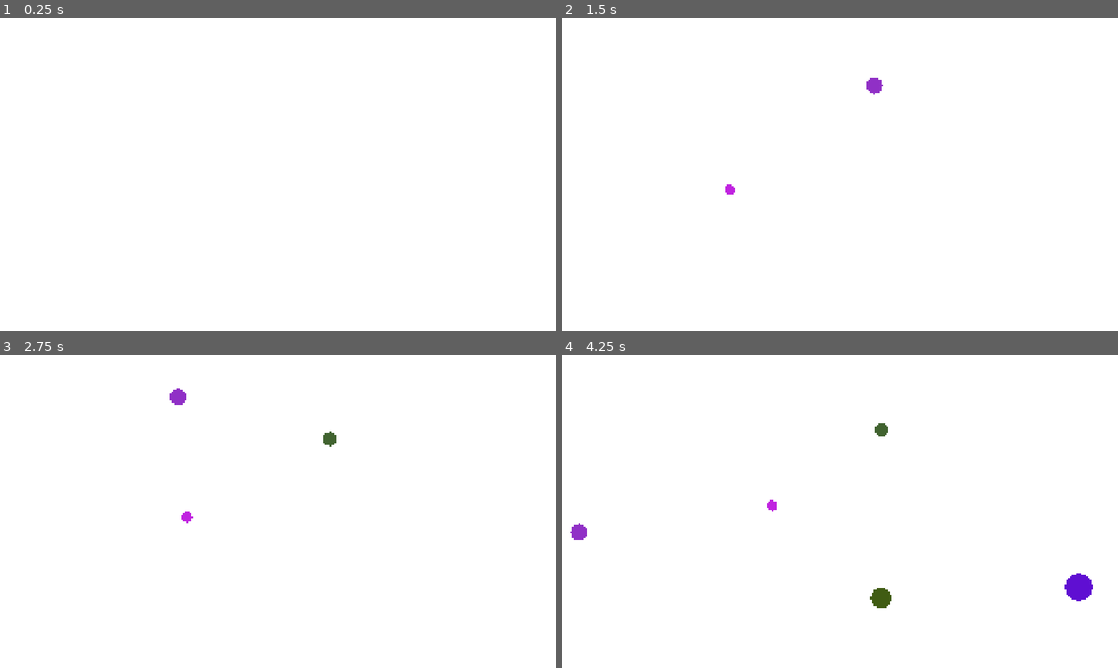
Above: before the commit, frames 1-4 (two rows, left to right).
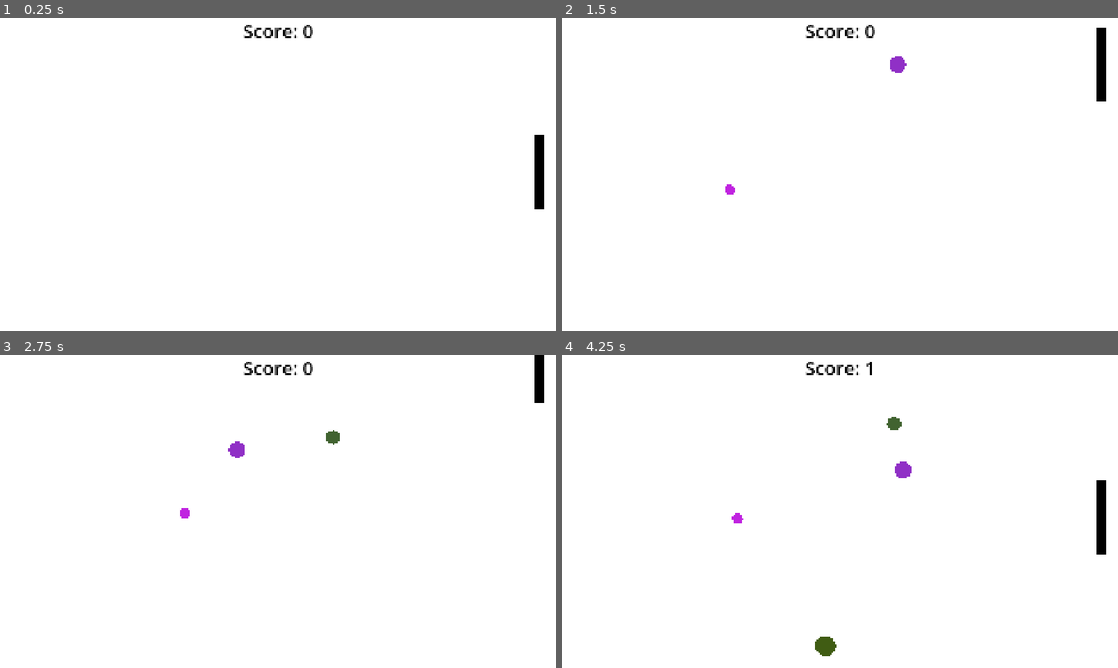
Above: after the commit, the same moments.

Repository: j-amg/matamoe_pong
Game: Godot game, scene res://level.tscn
The game is run twice, just before and just after one commit, with the same random seed, the same clock (stepped at 60 frames per second) and the same inputs.
Inputs (mouse positions are in pixels of both pictures, inside the frame that each line leads up to):
- Up to frame 1 (0.25 s): no input
- Up to frame 2 (1.5 s): tap Enter at 0.5 s; move the mouse to (962, 158) at 0.52 s; hold Up (ui_up) 0.53-1.28 s; click (962, 158) at 0.67 s; move the mouse to (728, 190) at 1.27 s; hold Down (ui_down) from 1.28 s (still down); click (728, 190) at 1.42 s
- Up to frame 3 (2.75 s): move the mouse to (333, 442) at 2.02 s; release Down (ui_down) at 2.03 s; hold Up (ui_up) from 2.03 s (still down); click (333, 442) at 2.17 s
- Up to frame 4 (4.25 s): move the mouse to (812, 574) at 2.77 s; click (812, 574) at 2.92 s; move the mouse to (1006, 558) at 3.52 s; release Up (ui_up) at 3.53 s; hold Down (ui_down) from 3.53 s (still down); click (1006, 558) at 3.67 s

The runs differ from the first frame. In frame 1, 0.7% of the frame differs, in the area x 43-98%, y 2-62%; in frame 2, 0.9%; in frame 3, 0.9%; in frame 4, 1.9%, in the area x 1-98%, y 2-97%.

Commit message:
add paddle

Diff:
--- a/ball.gd
+++ b/ball.gd
@@ -1,16 +1,11 @@
 # FILE: Ball/Ball.gd
 extends CharacterBody2D
 
-# This is like an alarm the ball can send out.
 signal out_of_bounds
 
-# The speed of the ball.
 var speed = 200
 
-# This function is called automatically when the game starts.
 func _ready():
-	# Put the ball in the middle of the screen
-
 	$Sprite2D.modulate = Color(randf_range(0,1), randf_range(0,1),randf_range(0,1))
 	position = get_viewport_rect().size / 2
 	var scaleval = randf_range(1, 3.0)
@@ -18,40 +13,25 @@
 
 	speed = randf_range(20, 1000)
 
-	# Give it a random starting direction
-	var direction_x = 1.0 if randf() > 0.5 else -1.0
+	var direction_x = randf_range(-1, 1)
 	var direction_y = randf_range(-1, 1)
 
-	# Apply the direction and speed. .normalized() keeps the speed consistent.
 	velocity = Vector2(direction_x, direction_y).normalized() * speed
 
 func _physics_process(delta):
-	# Check if the ball went off the left or right edge
-	#if position.x < 0 or position.x > get_viewport_rect().size.x:
-		#out_of_bounds.emit() # Sound the alarm!
-		#start() # Reset the ball
 
-	if position.x < 0 or position.x > get_viewport_rect().size.x:
+	if position.y <= 0 or position.y >= get_viewport_rect().size.y:
+		velocity.y *= -1
+
+	if position.x <= 0:
 		velocity.x *= -1
 
-	if position.y < 0 or position.y > get_viewport_rect().size.y:
-		velocity.y *= -1
+	if position.x >= get_viewport_rect().size.x:
+		out_of_bounds.emit()
+		queue_free()
 
-	# Check if the ball went off the top or bottom edge
-	#if position.y < 0 or position.y > get_viewport_rect().size.y:
-		#start() # Just reset it for now
-
-	# Move the ball and check if we hit anything
 	var collision = move_and_collide(velocity * delta)
 
-
-	# If we hit something...
 	if collision:
-		$AudioStreamPlayer2D.play()
-		#"bounce" is a handy function that reflects the velocity perfectly
+		# $AudioStreamPlayer2D.play()
 		velocity = velocity.bounce(collision.get_normal())
-
-		# Let's make the game harder as it goes on
-		#var thing_we_hit = collision.get_collider()
-		#if thing_we_hit.is_in_group("paddles"):
-			#velocity *= 1.05 # Increase speed by 5%
--- a/level.gd
+++ b/level.gd
@@ -1,4 +1,6 @@
 extends Node2D
+
+var score = 0
 
 var ballScene = preload("res://ball.tscn")
 
@@ -13,5 +15,10 @@
 
 func spawn_ball(pos: Vector2):
 	var ball = ballScene.instantiate()
+	ball.out_of_bounds.connect(_on_ball_exited)
 	add_child(ball)
 	ball.position = pos
+
+func _on_ball_exited():
+	score += 1
+	$CanvasLayer/Label.text = "Score: " + str(score)
--- a/level.tscn
+++ b/level.tscn
@@ -1,6 +1,26 @@
 [gd_scene format=3 uid="uid://cjkmsqo20ie40"]
 
 [ext_resource type="Script" uid="uid://cd7k3qfqumhm8" path="res://level.gd" id="1_u52ul"]
+[ext_resource type="PackedScene" uid="uid://opdvk3f3rg45" path="res://paddle.tscn" id="2_vonw3"]
 
 [node name="level" type="Node2D" unique_id=774466836]
 script = ExtResource("1_u52ul")
+
+[node name="CharacterBody2D" parent="." unique_id=1666322503 instance=ExtResource("2_vonw3")]
+position = Vector2(1864, 531)
+
+[node name="CanvasLayer" type="CanvasLayer" parent="." unique_id=1853329475]
+
+[node name="Label" type="Label" parent="CanvasLayer" unique_id=523411695]
+anchors_preset = 5
+anchor_left = 0.5
+anchor_right = 0.5
+offset_left = -30.5
+offset_right = 30.5
+offset_bottom = 23.0
+grow_horizontal = 2
+theme_override_colors/font_color = Color(0, 0, 0, 1)
+theme_override_font_sizes/font_size = 64
+text = "Score: 0"
+horizontal_alignment = 1
+vertical_alignment = 1
--- /dev/null
+++ b/paddle.gd
@@ -0,0 +1,18 @@
+extends CharacterBody2D
+
+var speed = 800
+
+# Called every frame. 'delta' is the elapsed time since the previous frame.
+func _process(delta: float) -> void:
+	var direction = 0
+	if Input.is_action_pressed("ui_up"):
+		direction = -1 # In 2D, negative Y is up
+	elif Input.is_action_pressed("ui_down"):
+		direction = 1 # Positive Y is down
+
+	velocity.x = 0
+	velocity.y = direction * speed;
+
+	move_and_collide(velocity * delta)
+
+	position.y = clamp(position.y, 0, get_viewport_rect().size.y)
--- /dev/null
+++ b/paddle.tscn
@@ -0,0 +1,25 @@
+[gd_scene format=3 uid="uid://opdvk3f3rg45"]
+
+[ext_resource type="Script" uid="uid://bh85ui7snl2rh" path="res://paddle.gd" id="1_0sbc1"]
+
+[sub_resource type="RectangleShape2D" id="RectangleShape2D_ut3sq"]
+size = Vector2(32, 255)
+
+[sub_resource type="Gradient" id="Gradient_0sbc1"]
+offsets = PackedFloat32Array(0)
+colors = PackedColorArray(0, 0, 0, 1)
+
+[sub_resource type="GradientTexture2D" id="GradientTexture2D_tbytw"]
+gradient = SubResource("Gradient_0sbc1")
+width = 32
+height = 256
+
+[node name="CharacterBody2D" type="CharacterBody2D" unique_id=1666322503]
+script = ExtResource("1_0sbc1")
+
+[node name="CollisionShape2D" type="CollisionShape2D" parent="." unique_id=466677365]
+position = Vector2(0, -0.5)
+shape = SubResource("RectangleShape2D_ut3sq")
+
+[node name="Sprite2D" type="Sprite2D" parent="." unique_id=934580885]
+texture = SubResource("GradientTexture2D_tbytw")
--- a/project.godot
+++ b/project.godot
@@ -19,7 +19,7 @@
 
 window/size/viewport_width=1920
 window/size/viewport_height=1080
-window/size/mode=2
+window/size/mode=1
 window/stretch/mode="canvas_items"
 
 [dotnet]
Not shown, added: paddle.gd.uid
